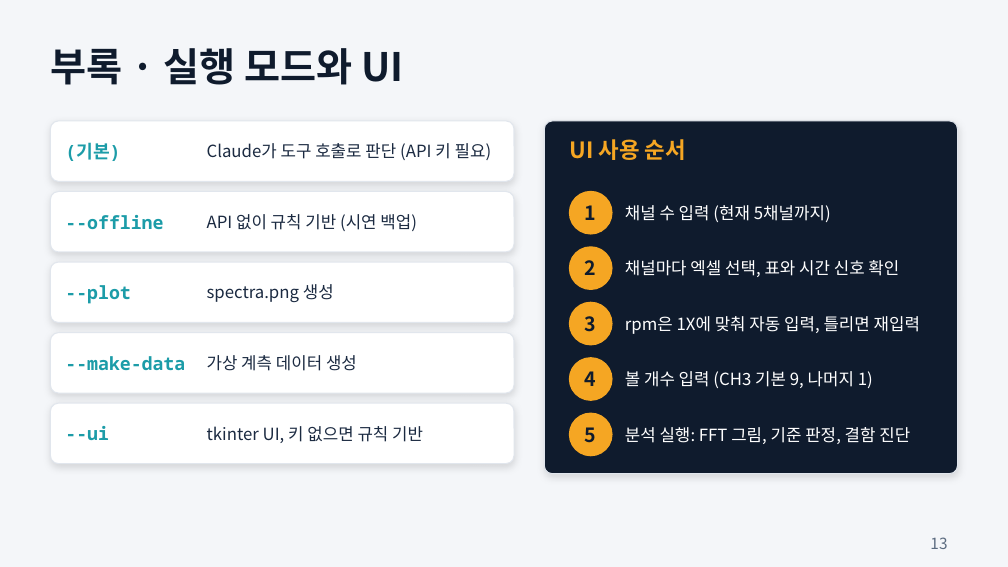
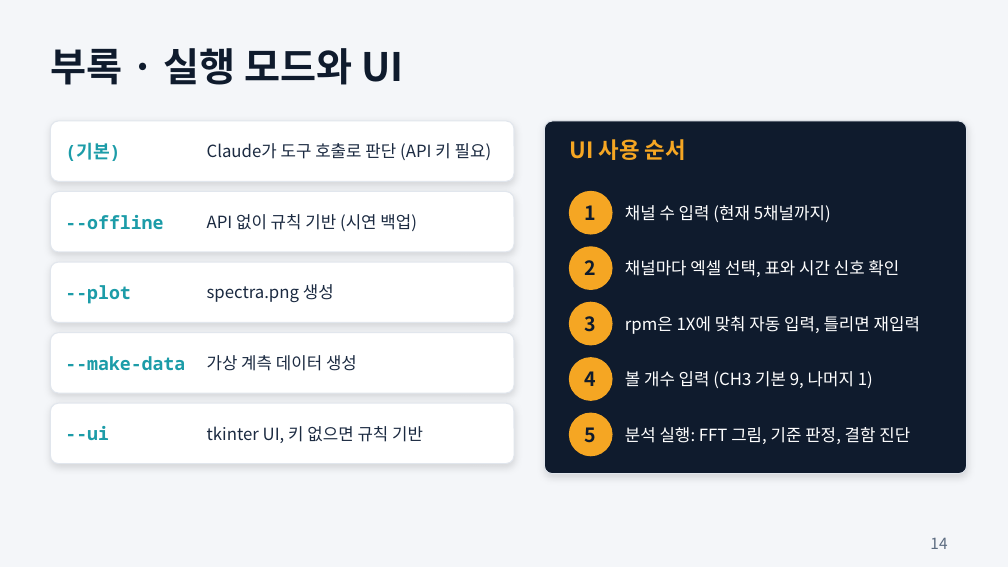
Before and after one commit to njpark22-eng/test, a slide deck: slide 14 of vibe-agent-demo-1.pptx (slide 13 before the commit). Drawn at 1008x567 pixels with LibreOffice and Linux fonts; fonts in the diff are those of the drawing. Boxes give left, top, right and bottom in pixels: in the first picture for what was removed or moved away, otherwise in the second. Text is boxed around its words. In the diff, an @@ line names an element or a change of style, - is before the commit and + after.

```diff
--- a/vibe-agent-demo-1.pptx
+++ b/vibe-agent-demo-1.pptx
@@ rounded rectangle resized from (x1=544, y1=121, x2=958, y2=474) to (x1=544, y1=121, x2=967, y2=474) @@
@@ page number at (x1=930, y1=537, x2=947, y2=549): text changed @@
-13
+14
```
Also in this commit, not shown: 10 other slides changed, 1 slide added.
